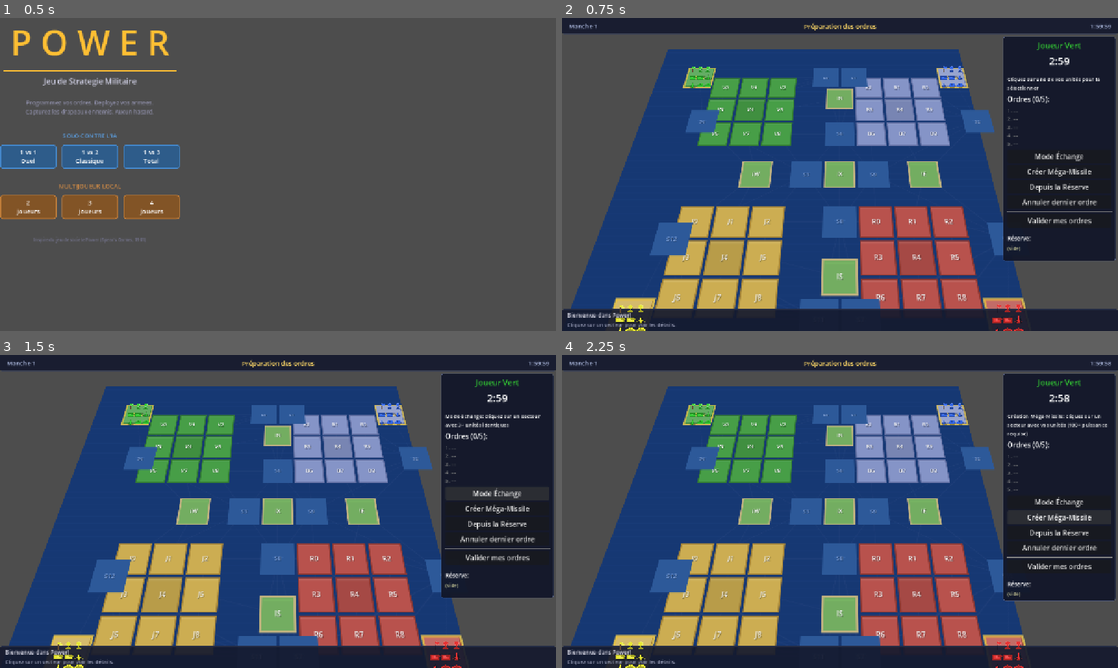
Above: before the commit, frames 1-4 (two rows, left to right).
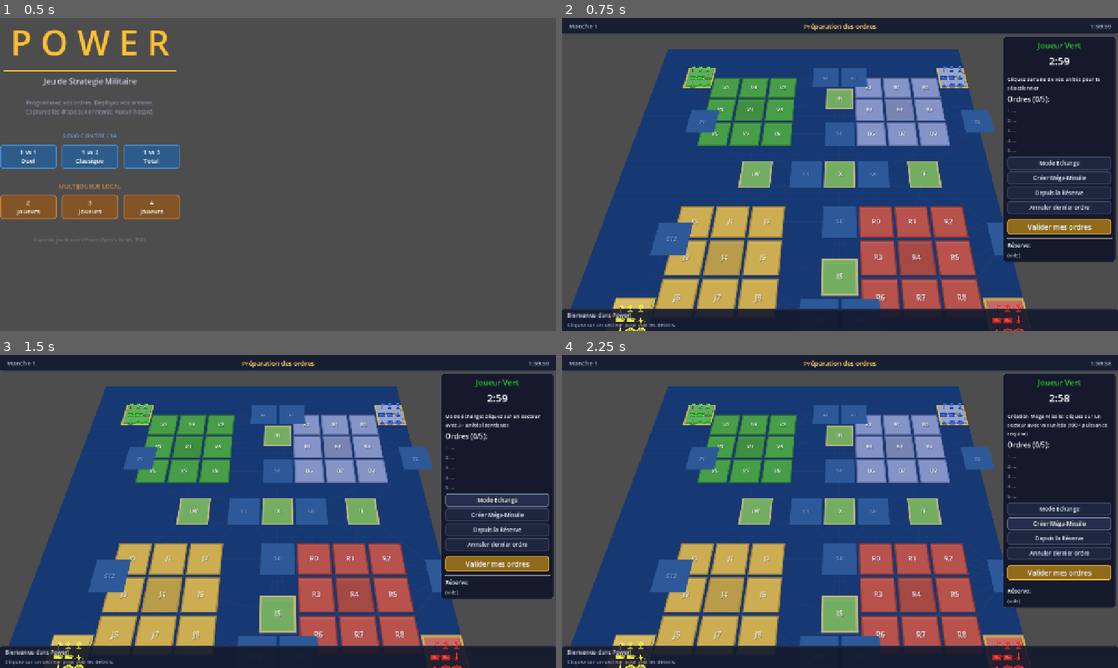
Above: after the commit, the same moments.

Repository: Njko/power_the_game
Game: Godot game, scene res://scenes/main.tscn
Same seed, same stepped clock (60 frames per second), same inputs: the game is played once before the commit and once after it.
Inputs:
- Up to frame 1 (0.5 s): no input
- Up to frame 2 (0.75 s): click "1 vs 1 Duel" at 0.5 s
- Up to frame 3 (1.5 s): click "Mode Échange" at 1.25 s
- Up to frame 4 (2.25 s): click "Créer Méga-Missile" at 2 s

Frame 1 is identical in both runs. In frame 2, 4.1% of the frame differs, in the area x 79-100%, y 29-78%; in frame 3, 4.2%; in frame 4, 4.4%, in the area x 79-100%, y 32-81%.

Commit message:
polish: style OrderPanel buttons, timer, list spacing and colors
Co-Authored-By: Claude Sonnet 4.6 <noreply@anthropic.com>

Diff:
--- a/scripts/ui/order_panel.gd
+++ b/scripts/ui/order_panel.gd
@@ -73,7 +73,7 @@
 	vbox.add_child(orders_title)
 
 	_order_list = VBoxContainer.new()
-	_order_list.add_theme_constant_override("separation", 2)
+	_order_list.add_theme_constant_override("separation", 6)
 	vbox.add_child(_order_list)
 
 	# Boutons
@@ -81,34 +81,23 @@
 	btn_box.add_theme_constant_override("separation", 4)
 	vbox.add_child(btn_box)
 
-	_exchange_button = Button.new()
-	_exchange_button.text = "Mode Échange"
-	_exchange_button.pressed.connect(_on_exchange_pressed)
+	_exchange_button = _create_styled_button("Mode Échange", _on_exchange_pressed)
 	btn_box.add_child(_exchange_button)
 
-	var _missile_button := Button.new()
-	_missile_button.text = "Créer Méga-Missile"
+	var _missile_button := _create_styled_button("Créer Méga-Missile", _on_missile_create_pressed)
 	_missile_button.name = "MissileButton"
-	_missile_button.pressed.connect(_on_missile_create_pressed)
 	btn_box.add_child(_missile_button)
 
-	_reserve_button = Button.new()
-	_reserve_button.text = "Depuis la Réserve"
-	_reserve_button.pressed.connect(_on_reserve_pressed)
+	_reserve_button = _create_styled_button("Depuis la Réserve", _on_reserve_pressed)
 	btn_box.add_child(_reserve_button)
 
-	_cancel_button = Button.new()
-	_cancel_button.text = "Annuler dernier ordre"
-	_cancel_button.pressed.connect(_on_cancel_pressed)
+	_cancel_button = _create_styled_button("Annuler dernier ordre", _on_cancel_pressed)
 	btn_box.add_child(_cancel_button)
 
 	var sep2 := HSeparator.new()
 	btn_box.add_child(sep2)
 
-	_confirm_button = Button.new()
-	_confirm_button.text = "Valider mes ordres"
-	_confirm_button.add_theme_font_size_override("font_size", 16)
-	_confirm_button.pressed.connect(_on_confirm_pressed)
+	_confirm_button = _create_styled_button("Valider mes ordres", _on_confirm_pressed, true)
 	btn_box.add_child(_confirm_button)
 
 	# Séparateur avant réserve
@@ -124,7 +113,7 @@
 	_reserve_display = Label.new()
 	_reserve_display.autowrap_mode = TextServer.AUTOWRAP_WORD
 	_reserve_display.add_theme_font_size_override("font_size", 11)
-	_reserve_display.add_theme_color_override("font_color", Color(0.8, 0.8, 0.6))
+	_reserve_display.add_theme_color_override("font_color", Color(0.80, 0.80, 0.88))
 	vbox.add_child(_reserve_display)
 
 func activate(player_color: GameEnums.PlayerColor) -> void:
@@ -160,9 +149,11 @@
 	var secs := int(seconds) % 60
 	_timer_label.text = "%d:%02d" % [minutes, secs]
 
-	# Rouge si < 30 secondes
+	# Transition douce vers rouge
 	if seconds < 30:
-		_timer_label.add_theme_color_override("font_color", Color.RED)
+		var urgency := 1.0 - (seconds / 30.0)
+		var timer_color := Color(0.95, 0.95, 1.0).lerp(Color(1.0, 0.3, 0.2), urgency)
+		_timer_label.add_theme_color_override("font_color", timer_color)
 	else:
 		_timer_label.remove_theme_color_override("font_color")
 
@@ -393,9 +384,9 @@
 	# Slots vides
 	for i in range(pending_orders.size(), MAX_ORDERS):
 		var label := Label.new()
-		label.text = "%d. ---" % [i + 1]
+		label.text = "%d. …" % [i + 1]
 		label.add_theme_font_size_override("font_size", 12)
-		label.add_theme_color_override("font_color", Color(0.5, 0.5, 0.5))
+		label.add_theme_color_override("font_color", Color(0.55, 0.55, 0.65))
 		_order_list.add_child(label)
 
 	# Mettre à jour le titre des ordres
@@ -673,6 +664,44 @@
 	_missile_total_power = 0
 	_refresh_order_list()
 
+func _create_styled_button(text: String, callback: Callable, is_primary: bool = false) -> Button:
+	var btn := Button.new()
+	btn.text = text
+	btn.pressed.connect(callback)
+	if is_primary:
+		btn.add_theme_font_size_override("font_size", 16)
+	else:
+		btn.add_theme_font_size_override("font_size", 13)
+
+	var style := StyleBoxFlat.new()
+	if is_primary:
+		style.bg_color = Color(0.8, 0.6, 0.15).darkened(0.3)
+		style.border_color = Color(1.0, 0.75, 0.2)
+	else:
+		style.bg_color = Color(0.12, 0.15, 0.25)
+		style.border_color = Color(0.35, 0.40, 0.55, 0.6)
+	style.set_border_width_all(2)
+	style.set_corner_radius_all(6)
+	style.set_content_margin_all(6)
+	btn.add_theme_stylebox_override("normal", style)
+
+	var hover := style.duplicate()
+	if is_primary:
+		hover.bg_color = Color(0.8, 0.6, 0.15).darkened(0.1)
+		hover.border_color = Color(1.0, 0.85, 0.4)
+	else:
+		hover.bg_color = Color(0.15, 0.18, 0.30)
+		hover.border_color = Color(0.45, 0.50, 0.65)
+	btn.add_theme_stylebox_override("hover", hover)
+
+	var pressed := style.duplicate()
+	pressed.bg_color = style.bg_color.darkened(0.2)
+	btn.add_theme_stylebox_override("pressed", pressed)
+
+	btn.add_theme_color_override("font_color", Color(0.95, 0.95, 1.0))
+	btn.add_theme_color_override("font_hover_color", Color(1, 1, 0.9))
+	return btn
+
 func _get_color_name(color: GameEnums.PlayerColor) -> String:
 	match color:
 		GameEnums.PlayerColor.GREEN: return "Vert"
